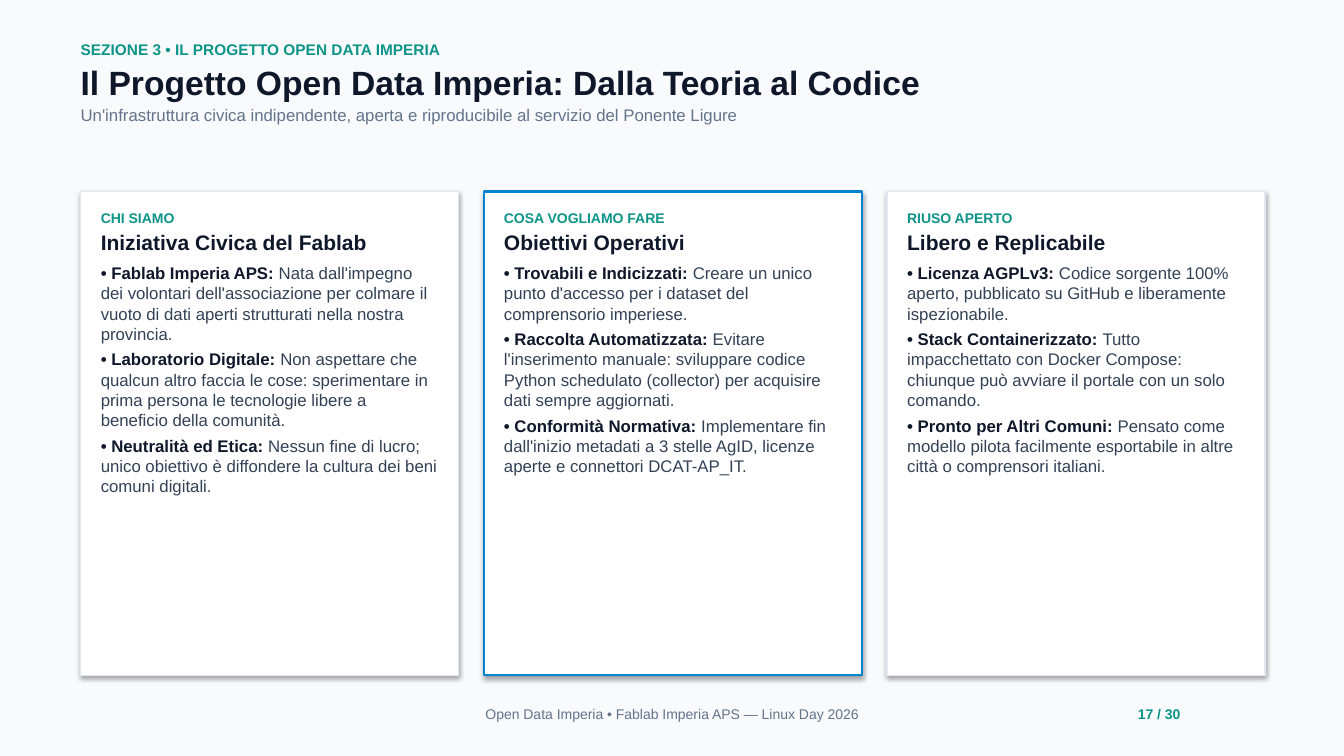
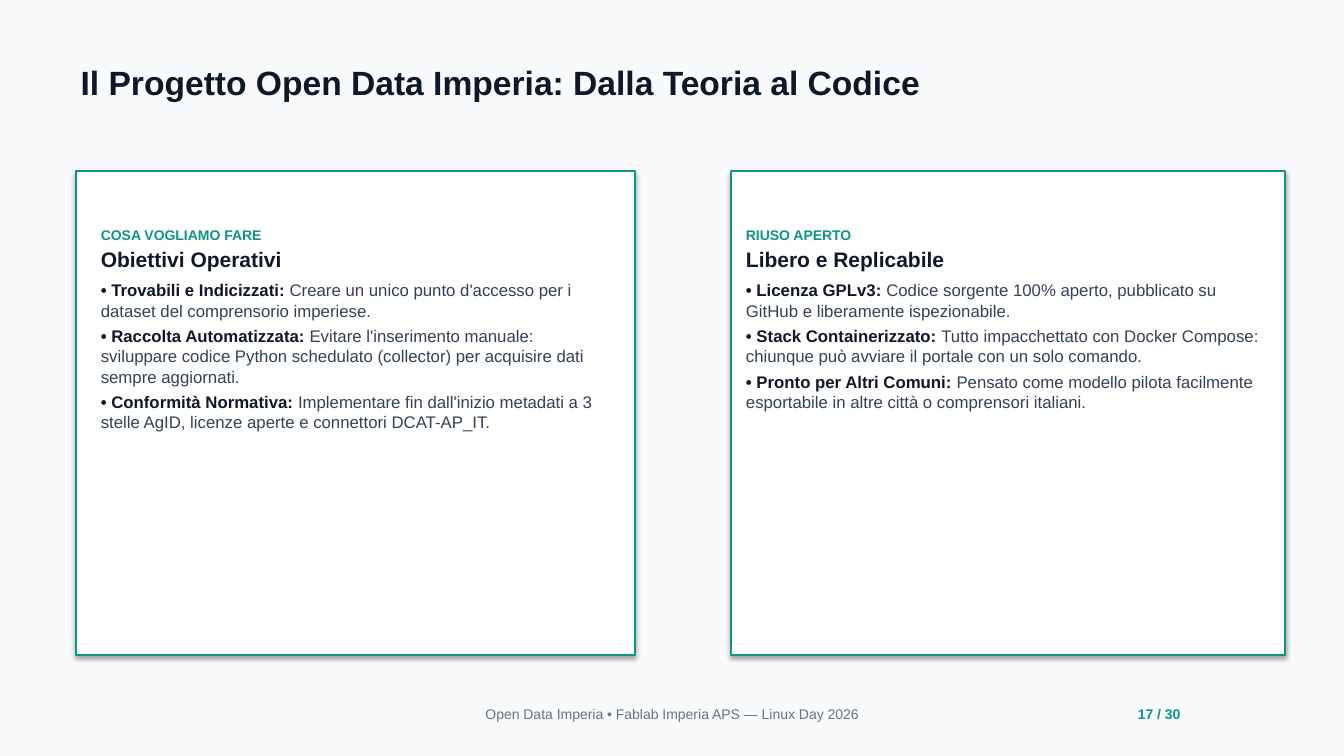
Before and after one commit to fablab-imperia/open-imperia, a slide deck: slide 17 of docs/Linux_Day_Open_Data_Imperia.odp. Drawn at 1344x756 pixels with LibreOffice and Linux fonts; fonts in the diff are those of the drawing. Boxes give left, top, right and bottom in pixels: in the first picture for what was removed or moved away, otherwise in the second. Text is boxed around its words. In the diff, an @@ line names an element or a change of style, - is before the commit and + after.

Commit message:
final slides

```diff
--- a/docs/Linux_Day_Open_Data_Imperia.odp
+++ b/docs/Linux_Day_Open_Data_Imperia.odp
@@ text at [81,44,440,55]: paragraph removed @@
-SEZIONE 3 • IL PROGETTO OPEN DATA IMPERIA
@@ text at [81,109,737,125]: paragraph removed @@
-Un'infrastruttura civica indipendente, aperta e riproducibile al servizio del Ponente Ligure
@@ rectangle at [76,171,635,655]: outline #E2E8F0 0.99 pt to #0D9488 1.5 pt @@
@@ rectangle: place and size @@
-rectangle at [81,192,459,676]
+rectangle at [76,171,635,655]
@@ rectangle: place and size @@
-rectangle at [887,192,1265,676]
+rectangle at [731,171,1286,655]
@@ rectangle at [731,171,1286,655]: outline #E2E8F0 0.99 pt to #0D9488 1.5 pt @@
@@ rectangle removed at [484,192,862,676] @@
@@ text "COSA VOGLIAMO FARE" rewrapped from [504,213,826,476] to [101,230,592,432] @@
@@ text removed at [101,213,437,496] @@
-CHI SIAMO
-Iniziativa Civica del Fablab
-• Fablab Imperia APS: Nata dall'impegno dei volontari dell'associazione per colmare il vuoto di dati aperti strutturati nella nostra provincia.
-• Laboratorio Digitale: Non aspettare che qualcun altro faccia le cose: sperimentare in prima persona le tecnologie libere a beneficio della comunità.
-• Neutralità ed Etica: Nessun fine di lucro; unico obiettivo è diffondere la cultura dei beni comuni digitali.
@@ text "RIUSO APERTO": place and size @@
-text "RIUSO APERTO" at [907,213,1234,476]
+text "RIUSO APERTO" at [746,230,1258,412]
@@ text at [746,284,1216,321]: text changed @@
-• Licenza AGPLv3: Codice sorgente 100% aperto, pubblicato su GitHub e liberamente ispezionabile.
+• Licenza GPLv3: Codice sorgente 100% aperto, pubblicato su GitHub e liberamente ispezionabile.
```
Also in this commit, not shown: 27 other slides changed, 1 slide added, 2 slides removed, 1 other file.
